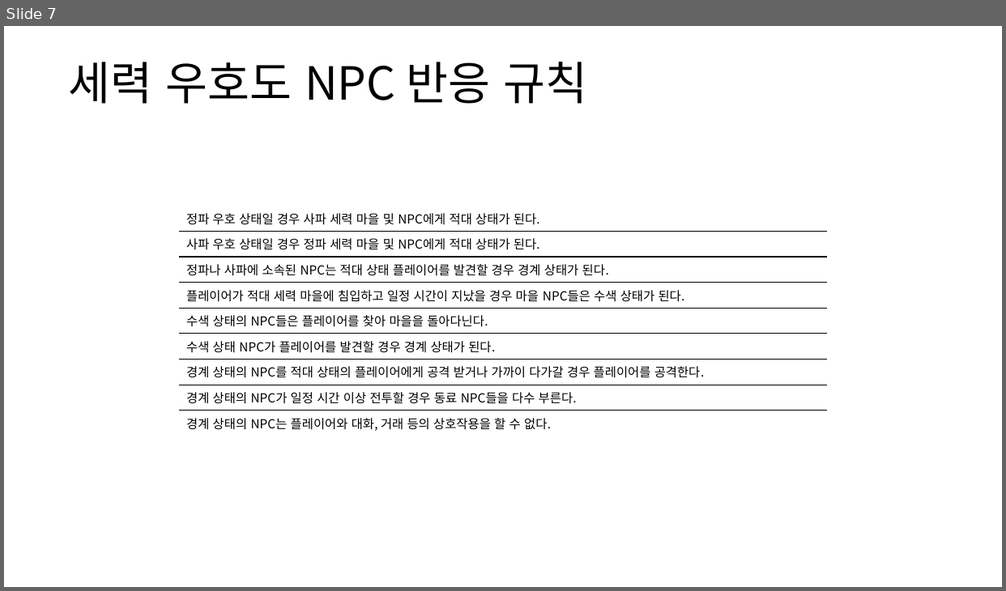
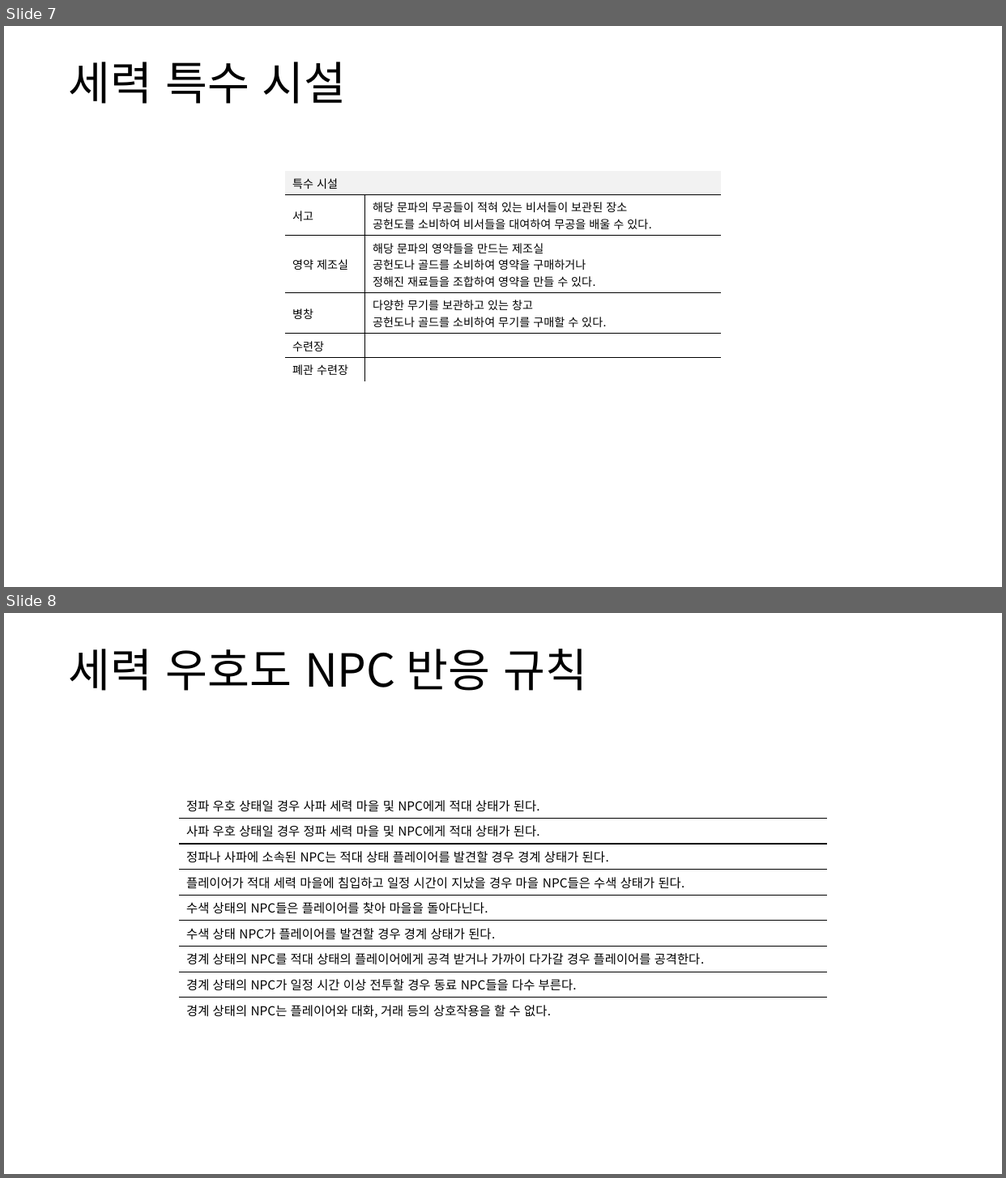
Before and after one commit to yjk0401/unityenginebasic_9th, a slide deck: 기획/방랑엽사전/세력 시스템 기획서.pptx. Shown one above the other, each under a label of ours: slide 7 before the commit, slides 7 and 8 after it. The pictures are 1006x591 and 1006x1178 pixels, drawn with LibreOffice and Linux fonts; fonts in the diff are those of the drawing. Boxes give left, top, right and bottom in pixels: in the first picture for what was removed or moved away, otherwise in the second. Text is boxed around its words. In the diff, an @@ line names an element or a change of style, - is before the commit and + after.

```diff
--- a/기획/방랑엽사전/세력 시스템 기획서.pptx
+++ b/기획/방랑엽사전/세력 시스템 기획서.pptx
@@ slide 7 added at bbox=[4, 26, 1002, 587], background #FFFFFF @@
@@ text added at bbox=[68, 62, 347, 104], 44 pt, text #000000 @@
+세력 특수 시설
@@ table added at bbox=[285, 171, 720, 378], 6 rows, 2 columns @@
+특수 시설 | 
+서고 | 해당 문파의 무공들이 적혀 있는 비서들이 보관된 장소 / 공헌도를 소비하여 비서들을 대여하여 무공을 배울 수 있다.
+영약 제조실 | 해당 문파의 영약들을 만드는 제조실 / 공헌도나 골드를 소비하여 영약을 구매하거나 / 정해진 재료들을 조합하여 영약을 만들 수 있다.
+병창 | 다양한 무기를 보관하고 있는 창고 / 공헌도나 골드를 소비하여 무기를 구매할 수 있다.
+수련장 | 
+폐관 수련장 | 
@@ what was slide 7 is now slide 8 @@
```
Also in this commit, not shown: 5 slides changed, 1 other slide added.
